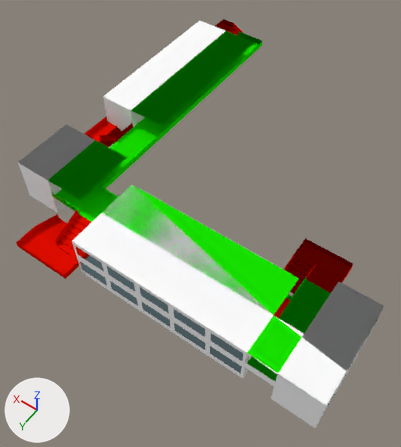
A saved change to the Blender file epit'scape/Assets/Scenes/maps/map/VB.blend.
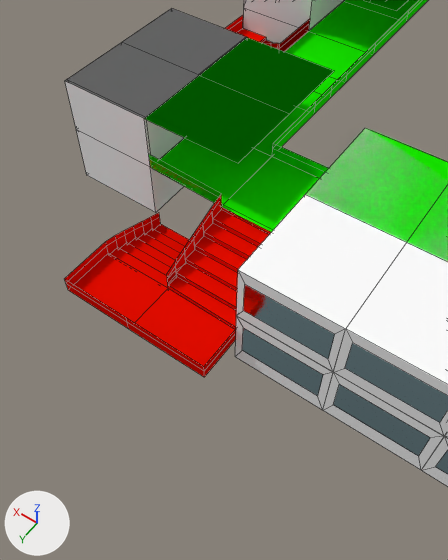
Each version appears first whole from a camera (50 mm lens) standing at (-139.7, 139.3, 97.8) and looking at (-100.5, 84.3, 11.4), and next in a close-up from a camera (50 mm lens) standing at (-102.9, 125.7, 50.6) and looking at (-87.0, 103.5, 15.7). Lighting does not change. The marker at lower left points along +X, +Y and +Z. The close-ups show mesh edges as thin lines.
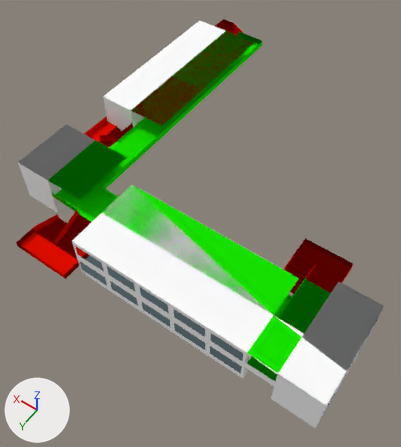
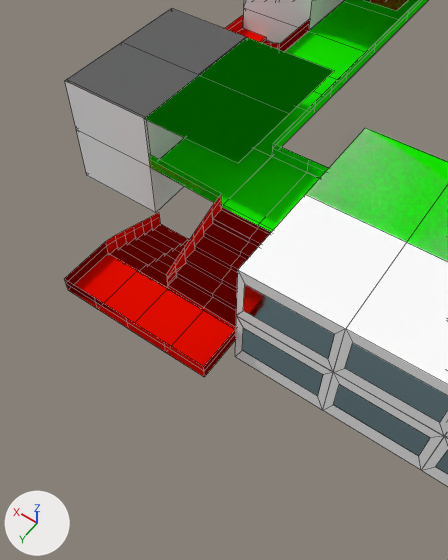
Pixel boxes (x1, y1, x2, y2) of what changed, in the close-ups (448 x 560 px):
part 1 of me_cube, built on: before (65, 143, 329, 377); after (64, 0, 406, 377)
part 2 of me_cube, recoloured: (366, 0, 408, 11) in both

The change, as a diff of the scene's bpy script:
```diff
--- a/epit'scape/Assets/Scenes/maps/map/VB.blend.py
+++ b/epit'scape/Assets/Scenes/maps/map/VB.blend.py
@@ me_cube @@
 # used by ob_cube; location = (-93.49, 81.32, 17.98); scale = (4.77, 24.2, 3.12)
-me_cube.from_pydata(...)  # 889 vertices, 905 faces, 4 loose edges; spans x -9.31..5.0, y -2.07..1.22, z -1.4..1.71
+me_cube.from_pydata(...)  # 925 vertices, 982 faces, 3 loose edges; spans x -9.31..5.0, y -2.07..1.22, z -1.4..1.71
+# me_cube part 1
+# 1 vertex is removed from x 0.6, y 0.79, z 0.18
+# 37 faces are deleted
+# 1 loose edge is deleted
+# 2 vertices are added at (1.25, 1.05, -0.64), (1.25, 1.05, -0.54)
+# 18 new vertices lie (-0.66, 0.0, 0.0) away from vertices in x 1.91, y 0.5..1.22, z -0.64..0.66
+# 17 new vertices lie (0.58, 0.0, 0.0) away from vertices in x 1.91, y 0.8..1.22, z -1.32..-0.22
+# 8 new faces join them, mat_green_rail (green #17e700)
+# 104 new faces join them, mat_red_rail (red #e70d00)
+# 2 new faces join them, mat_glass
+# me_cube part 2: 1 face spanning x 1.66..3.34, y -1.62..-0.2, z 1.7 switches from mat_green_rail (green #17e700) to mat_red_rail (red #e70d00)
 me_cube.materials.append(mat_glass)
```
